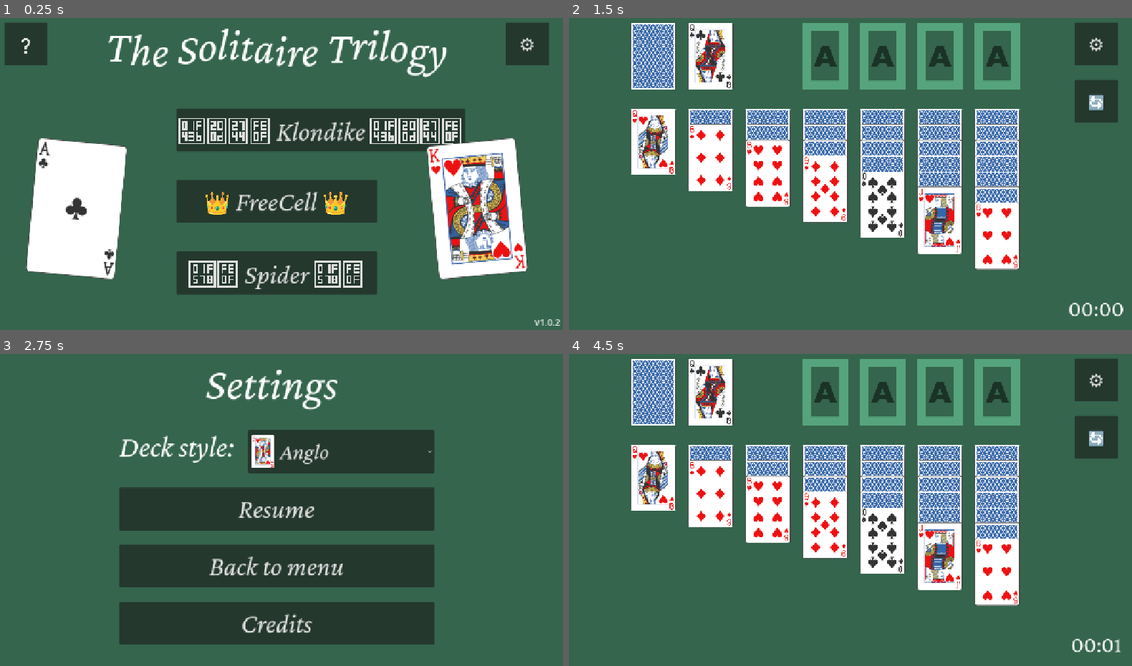
Above: before the commit, frames 1-4 (two rows, left to right).
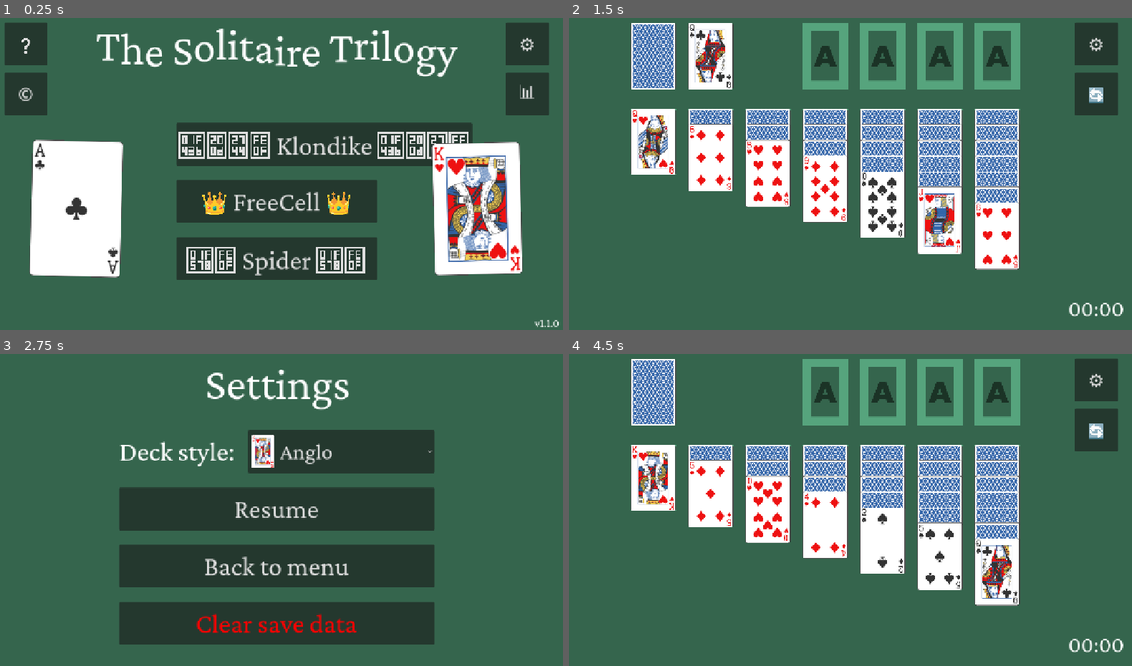
Above: after the commit, the same moments.

Repository: rafliko/The-Solitaire-Trilogy
Game: Godot game, scene res://scenes/menu.tscn
Two runs of this game, one before a commit and one after it. Both use one fixed random seed, a clock stepped at 60 frames per second and the inputs below.
Inputs (mouse positions are in pixels of both pictures, inside the frame that each line leads up to):
- Up to frame 1 (0.25 s): no input
- Up to frame 2 (1.5 s): click "🐻‍❄️ Klondike 🐻‍❄️" at 0.5 s; click (653, 55) at 1.25 s
- Up to frame 3 (2.75 s): click "⚙️" at 2 s
- Up to frame 4 (4.5 s): click (844, 622) at 2.75 s, where only the run before the commit has a clickable "Credits"; click (1098, 378) at 3.5 s, where only the run before the commit has a clickable "❌"; click "Resume" at 4.25 s

The runs differ from the first frame. In frame 1, 20% of the frame differs, in the area x 0-100%, y 3-100%; in frame 2, 0.5%; in frame 3, 4.0%; in frame 4, 5.7%.

Commit message:
UI redesign and addition of stats page

Diff:
--- a/scenes/credits.tscn
+++ b/scenes/credits.tscn
@@ -1,7 +1,7 @@
 [gd_scene load_steps=3 format=3 uid="uid://by0ihd2bid8gf"]
 
-[ext_resource type="FontFile" uid="uid://ddlpharl1y2f7" path="res://fonts/Crimson_Pro/static/CrimsonPro-Italic.ttf" id="1_gxw7t"]
 [ext_resource type="Script" uid="uid://dwohid5fnctmv" path="res://scripts/credits.gd" id="1_jbth0"]
+[ext_resource type="FontFile" uid="uid://c6wrvggt3r2q7" path="res://fonts/Crimson_Pro/static/CrimsonPro-Regular.ttf" id="2_2ckv8"]
 
 [node name="credits" type="Control"]
 layout_mode = 3
@@ -27,7 +27,7 @@
 offset_top = 32.0
 offset_right = 776.0
 offset_bottom = 144.0
-theme_override_fonts/font = ExtResource("1_gxw7t")
+theme_override_fonts/font = ExtResource("2_2ckv8")
 theme_override_font_sizes/font_size = 100
 text = "Credits"
 horizontal_alignment = 1
@@ -38,12 +38,9 @@
 offset_top = 192.0
 offset_right = 1248.0
 offset_bottom = 672.0
-theme_override_fonts/normal_font = ExtResource("1_gxw7t")
+theme_override_fonts/normal_font = ExtResource("2_2ckv8")
 theme_override_font_sizes/normal_font_size = 30
-text = "-------------------------------------------------------------------------------------
-
-
-Anglo SVG card deck for AisleRiot
+text = "Anglo SVG card deck for AisleRiot
 
 An \"English pattern\" card deck, English index letters, Bridge-sized cards.
 
@@ -159,9 +156,6 @@
 -------------------------------------------------------------------------------------
 
 
-Veteris Artem deck by Dawid Cebrat
-
-
--------------------------------------------------------------------------------------"
+Veteris Artem deck by Dawid Cebrat"
 
 [connection signal="pressed" from="exit_button" to="." method="_on_exit_button_pressed"]
--- a/scenes/freecell.tscn
+++ b/scenes/freecell.tscn
@@ -101,9 +101,9 @@
 
 [node name="restart_button" type="Button" parent="."]
 offset_left = 1152.0
-offset_top = 160.0
+offset_top = 144.0
 offset_right = 1248.0
-offset_bottom = 256.0
+offset_bottom = 240.0
 theme_override_fonts/font = ExtResource("4_vrurw")
 theme_override_font_sizes/font_size = 40
 text = " 🔄 "
--- a/scenes/klondike.tscn
+++ b/scenes/klondike.tscn
@@ -102,9 +102,9 @@
 
 [node name="restart_button" type="Button" parent="."]
 offset_left = 1152.0
-offset_top = 160.0
+offset_top = 144.0
 offset_right = 1248.0
-offset_bottom = 256.0
+offset_bottom = 240.0
 theme_override_fonts/font = ExtResource("3_udaix")
 theme_override_font_sizes/font_size = 40
 text = " 🔄 "
--- a/scenes/menu.tscn
+++ b/scenes/menu.tscn
@@ -1,8 +1,8 @@
 [gd_scene load_steps=4 format=3 uid="uid://dkipykh0lmsks"]
 
-[ext_resource type="FontFile" uid="uid://ddlpharl1y2f7" path="res://fonts/Crimson_Pro/static/CrimsonPro-Italic.ttf" id="1_2ivvv"]
 [ext_resource type="Script" uid="uid://cdlmmmt5iir8t" path="res://scripts/menu.gd" id="1_lo5up"]
 [ext_resource type="Texture2D" uid="uid://c0pa4g3k31bcc" path="res://sprites/decks/anglo.png" id="2_amoyf"]
+[ext_resource type="FontFile" uid="uid://c6wrvggt3r2q7" path="res://fonts/Crimson_Pro/static/CrimsonPro-Regular.ttf" id="3_mhnvy"]
 
 [node name="menu" type="Control"]
 layout_mode = 3
@@ -18,7 +18,7 @@
 offset_top = 32.0
 offset_right = 1280.0
 offset_bottom = 166.0
-theme_override_fonts/normal_font = ExtResource("1_2ivvv")
+theme_override_fonts/normal_font = ExtResource("3_mhnvy")
 theme_override_font_sizes/normal_font_size = 100
 bbcode_enabled = true
 text = "[wave amp=80 freq=3 connected=0][center]The Solitaire Trilogy[/center]"
@@ -27,10 +27,10 @@
 [node name="klondike" type="Button" parent="."]
 layout_mode = 0
 offset_left = 416.0
-offset_top = 224.0
+offset_top = 256.0
 offset_right = 864.0
-offset_bottom = 320.0
-theme_override_fonts/font = ExtResource("1_2ivvv")
+offset_bottom = 352.0
+theme_override_fonts/font = ExtResource("3_mhnvy")
 theme_override_font_sizes/font_size = 60
 text = "🐻‍❄️ Klondike 🐻‍❄️"
 
@@ -40,17 +40,17 @@
 offset_top = 384.0
 offset_right = 864.0
 offset_bottom = 480.0
-theme_override_fonts/font = ExtResource("1_2ivvv")
+theme_override_fonts/font = ExtResource("3_mhnvy")
 theme_override_font_sizes/font_size = 60
 text = "👑 FreeCell 👑"
 
 [node name="spider" type="Button" parent="."]
 layout_mode = 0
 offset_left = 416.0
-offset_top = 544.0
+offset_top = 512.0
 offset_right = 864.0
-offset_bottom = 640.0
-theme_override_fonts/font = ExtResource("1_2ivvv")
+offset_bottom = 608.0
+theme_override_fonts/font = ExtResource("3_mhnvy")
 theme_override_font_sizes/font_size = 60
 text = "🕸️ Spider 🕸️"
 
@@ -84,17 +84,38 @@
 theme_override_font_sizes/font_size = 40
 text = " ❔ "
 
+[node name="credits_button" type="Button" parent="."]
+layout_mode = 0
+offset_left = 32.0
+offset_top = 144.0
+offset_right = 128.0
+offset_bottom = 240.0
+theme_override_font_sizes/font_size = 40
+text = " ©️ "
+
+[node name="stats_button" type="Button" parent="."]
+layout_mode = 0
+offset_left = 1152.0
+offset_top = 144.0
+offset_right = 1248.0
+offset_bottom = 240.0
+theme_override_font_sizes/font_size = 40
+text = " 📊 "
+
 [node name="version" type="Label" parent="."]
 layout_mode = 0
 offset_left = 1216.0
 offset_top = 688.0
 offset_right = 1280.0
 offset_bottom = 720.0
-theme_override_font_sizes/font_size = 20
-text = "v1.0.2"
+theme_override_fonts/font = ExtResource("3_mhnvy")
+theme_override_font_sizes/font_size = 26
+text = "v1.1.0"
 
 [connection signal="pressed" from="klondike" to="." method="_on_klondike_pressed"]
 [connection signal="pressed" from="freecell" to="." method="_on_freecell_pressed"]
 [connection signal="pressed" from="spider" to="." method="_on_spider_pressed"]
 [connection signal="pressed" from="settings_button" to="." method="_on_settings_button_pressed"]
 [connection signal="pressed" from="rules_button" to="." method="_on_rules_button_pressed"]
+[connection signal="pressed" from="credits_button" to="." method="_on_credits_button_pressed"]
+[connection signal="pressed" from="stats_button" to="." method="_on_stats_button_pressed"]
--- a/scenes/rules.tscn
+++ b/scenes/rules.tscn
@@ -1,8 +1,7 @@
-[gd_scene load_steps=4 format=3 uid="uid://bclil8dlfq7vu"]
+[gd_scene load_steps=3 format=3 uid="uid://bclil8dlfq7vu"]
 
-[ext_resource type="FontFile" uid="uid://ddlpharl1y2f7" path="res://fonts/Crimson_Pro/static/CrimsonPro-Italic.ttf" id="1_3spy8"]
 [ext_resource type="Script" uid="uid://jm34a352rnf6" path="res://scripts/rules.gd" id="1_66h5d"]
-[ext_resource type="FontFile" uid="uid://bh1ohmkym3u4y" path="res://fonts/Crimson_Pro/CrimsonPro-Italic-VariableFont_wght.ttf" id="3_1m7fe"]
+[ext_resource type="FontFile" uid="uid://c6wrvggt3r2q7" path="res://fonts/Crimson_Pro/static/CrimsonPro-Regular.ttf" id="2_66h5d"]
 
 [node name="rules" type="Control"]
 layout_mode = 3
@@ -17,12 +16,12 @@
 theme_override_font_sizes/font_size = 40
 text = " ❌ "
 
-[node name="credits" type="Label" parent="."]
+[node name="rules" type="Label" parent="."]
 offset_left = 480.0
 offset_top = 32.0
 offset_right = 776.0
 offset_bottom = 144.0
-theme_override_fonts/font = ExtResource("1_3spy8")
+theme_override_fonts/font = ExtResource("2_66h5d")
 theme_override_font_sizes/font_size = 100
 text = "Rules"
 horizontal_alignment = 1
@@ -32,10 +31,14 @@
 offset_top = 320.0
 offset_right = 1248.0
 offset_bottom = 672.0
-theme_override_fonts/normal_font = ExtResource("3_1m7fe")
+theme_override_fonts/normal_font = ExtResource("2_66h5d")
 theme_override_font_sizes/normal_font_size = 30
 bbcode_enabled = true
-text = "🐻‍❄️👑🕸️🐻‍❄️👑🕸️🐻‍❄️👑🕸️🐻‍❄️👑🕸️🐻‍❄️👑🕸️🐻‍❄️👑🕸️🐻‍❄️👑🕸️🐻‍❄️👑🕸️🐻‍❄️👑🕸️🐻‍❄️👑🕸️🐻‍❄️👑🕸️🐻‍❄️👑🕸️🐻‍❄️👑🕸️🐻‍❄️👑🕸️🐻‍❄️👑🕸️🐻‍❄️👑🕸️🐻‍❄️👑🕸️🐻‍❄️👑🕸️🐻‍❄️👑🕸️🐻‍❄️👑🕸️🐻‍❄️👑🕸️🐻‍❄️👑🕸️🐻‍❄️👑🕸️🐻‍❄️👑🕸️🐻‍❄️👑🕸️🐻‍❄️👑🕸️🐻‍❄️👑🕸️🐻‍❄️👑🕸️🐻‍❄️👑🕸️🐻‍❄️👑🕸️🐻‍❄️👑🕸️🐻‍❄️👑🕸️🐻‍❄️👑🕸️🐻‍❄️👑🕸️🐻‍❄️👑🕸️🐻‍❄️👑🕸️🐻‍❄️👑🕸️🐻‍❄️👑🕸️🐻‍❄️👑🕸️🐻‍❄️👑🕸️🐻‍❄️👑🕸️🐻‍❄️👑🕸️🐻‍❄️👑🕸️🐻‍❄️👑🕸️🐻‍❄️👑🕸️🐻‍❄️👑🕸️🐻‍❄️👑🕸️🐻‍❄️👑🕸️🐻‍❄️👑🕸️🐻‍❄️👑🕸️🐻‍❄️👑🕸️🐻‍❄️👑🕸️🐻‍❄️👑🕸️🐻‍❄️👑🕸️🐻‍❄️👑🕸️🐻‍❄️👑🕸️🐻‍❄️👑🕸️🐻‍❄️👑🕸️🐻‍❄️👑🕸️🐻‍❄️👑🕸️🐻‍❄️👑🕸️🐻‍❄️👑🕸️🐻‍❄️👑🕸️🐻‍❄️👑🕸️🐻‍❄️👑🕸️🐻‍❄️👑🕸️🐻‍❄️👑🕸️🐻‍❄️👑🕸️🐻‍❄️👑🕸️🐻‍❄️👑🕸️🐻‍❄️👑🕸️🐻‍❄️👑🕸️🐻‍❄️👑🕸️🐻‍❄️👑🕸️🐻‍❄️👑🕸️🐻‍❄️👑🕸️🐻‍❄️👑🕸️🐻‍❄️👑🕸️🐻‍❄️👑🕸️🐻‍❄️👑🕸️🐻‍❄️👑🕸️🐻‍❄️👑🕸️🐻‍❄️👑🕸️🐻‍❄️👑🕸️🐻‍❄️👑🕸️🐻‍❄️👑🕸️🐻‍❄️👑🕸️🐻‍❄️👑🕸️🐻‍❄️👑🕸️🐻‍❄️👑🕸️🐻‍❄️👑🕸️🐻‍❄️👑🕸️🐻‍❄️👑🕸️🐻‍❄️👑🕸️🐻‍❄️👑🕸️🐻‍❄️👑🕸️🐻‍❄️👑🕸️🐻‍❄️👑🕸️🐻‍❄️👑🕸️🐻‍❄️👑🕸️🐻‍❄️👑🕸️🐻‍❄️👑🕸️🐻‍❄️👑🕸️🐻‍❄️👑🕸️🐻‍❄️👑🕸️🐻‍❄️👑🕸️🐻‍❄️👑🕸️🐻‍❄️👑🕸️🐻‍❄️👑🕸️🐻‍❄️👑🕸️🐻‍❄️👑🕸️🐻‍❄️👑🕸️🐻‍❄️👑🕸️🐻‍❄️👑🕸️🐻‍❄️👑🕸️🐻‍❄️👑🕸️"
+text = "Click on the buttons above to learn how to play each variant.
+
+Patience (Europe), card solitaire, or solitaire (US/Canada), is a genre of card games whose common feature is that the aim is to arrange the cards in some systematic order or, in a few cases, to pair them off in order to discard them. Most are intended for play by a single player, but there are varieties for two or more players.
+
+Source: [url]https://en.wikipedia.org/wiki/Patience_(game)[/url]"
 
 [node name="klondike_button" type="Button" parent="."]
 layout_mode = 0
@@ -43,6 +46,7 @@
 offset_top = 192.0
 offset_right = 416.0
 offset_bottom = 256.0
+theme_override_fonts/font = ExtResource("2_66h5d")
 theme_override_font_sizes/font_size = 40
 text = "Klondike"
 
@@ -52,6 +56,7 @@
 offset_top = 192.0
 offset_right = 768.0
 offset_bottom = 256.0
+theme_override_fonts/font = ExtResource("2_66h5d")
 theme_override_font_sizes/font_size = 40
 text = "FreeCell"
 
@@ -61,6 +66,7 @@
 offset_top = 192.0
 offset_right = 1120.0
 offset_bottom = 256.0
+theme_override_fonts/font = ExtResource("2_66h5d")
 theme_override_font_sizes/font_size = 40
 text = "Spider"
 
--- a/scenes/settings.tscn
+++ b/scenes/settings.tscn
@@ -1,7 +1,7 @@
 [gd_scene load_steps=7 format=3 uid="uid://dnb37gs7j3m0l"]
 
-[ext_resource type="FontFile" uid="uid://ddlpharl1y2f7" path="res://fonts/Crimson_Pro/static/CrimsonPro-Italic.ttf" id="1_otm1p"]
 [ext_resource type="Script" uid="uid://bccetd7qu8vy3" path="res://scripts/settings.gd" id="1_q6dhs"]
+[ext_resource type="FontFile" uid="uid://c6wrvggt3r2q7" path="res://fonts/Crimson_Pro/static/CrimsonPro-Regular.ttf" id="2_gis3k"]
 [ext_resource type="Texture2D" uid="uid://dtfwcb0sb1nys" path="res://sprites/decks/anglo_thumb.png" id="2_wgrb7"]
 [ext_resource type="Texture2D" uid="uid://cqplbnmb605lq" path="res://sprites/decks/adler_thumb.png" id="3_esysf"]
 [ext_resource type="Texture2D" uid="uid://bqi0pn5ofbvyi" path="res://sprites/decks/atlasnye_thumb.png" id="4_tg80b"]
@@ -20,9 +20,9 @@
 layout_mode = 0
 offset_left = 480.0
 offset_top = 32.0
-offset_right = 776.0
+offset_right = 804.0
 offset_bottom = 144.0
-theme_override_fonts/font = ExtResource("1_otm1p")
+theme_override_fonts/font = ExtResource("2_gis3k")
 theme_override_font_sizes/font_size = 100
 text = "Settings"
 horizontal_alignment = 1
@@ -33,16 +33,17 @@
 offset_top = 192.0
 offset_right = 557.0
 offset_bottom = 288.0
-theme_override_fonts/font = ExtResource("1_otm1p")
-theme_override_font_sizes/font_size = 66
+theme_override_fonts/font = ExtResource("2_gis3k")
+theme_override_font_sizes/font_size = 60
 text = "Deck style: "
+vertical_alignment = 1
 
 [node name="deck_style_option" type="OptionButton" parent="deck_style"]
 layout_mode = 0
 offset_left = 288.0
 offset_right = 704.0
 offset_bottom = 96.0
-theme_override_fonts/font = ExtResource("1_otm1p")
+theme_override_fonts/font = ExtResource("2_gis3k")
 theme_override_font_sizes/font_size = 50
 selected = 0
 item_count = 4
@@ -59,15 +60,15 @@
 popup/item_3/icon = ExtResource("6_gis3k")
 popup/item_3/id = 3
 
-[node name="credits" type="Button" parent="."]
+[node name="resume" type="Button" parent="."]
 layout_mode = 0
 offset_left = 288.0
-offset_top = 576.0
+offset_top = 320.0
 offset_right = 992.0
-offset_bottom = 672.0
-theme_override_fonts/font = ExtResource("1_otm1p")
+offset_bottom = 416.0
+theme_override_fonts/font = ExtResource("2_gis3k")
 theme_override_font_sizes/font_size = 60
-text = "Credits"
+text = "Resume"
 
 [node name="menu" type="Button" parent="."]
 layout_mode = 0
@@ -75,21 +76,25 @@
 offset_top = 448.0
 offset_right = 992.0
 offset_bottom = 544.0
-theme_override_fonts/font = ExtResource("1_otm1p")
+theme_override_fonts/font = ExtResource("2_gis3k")
 theme_override_font_sizes/font_size = 60
 text = "Back to menu"
 
-[node name="resume" type="Button" parent="."]
+[node name="clear_saves" type="Button" parent="."]
 layout_mode = 0
 offset_left = 288.0
-offset_top = 320.0
+offset_top = 576.0
 offset_right = 992.0
-offset_bottom = 416.0
-theme_override_fonts/font = ExtResource("1_otm1p")
+offset_bottom = 672.0
+theme_override_colors/font_hover_color = Color(1, 0, 0, 1)
+theme_override_colors/font_color = Color(1, 0, 0, 1)
+theme_override_colors/font_focus_color = Color(1, 0, 0, 1)
+theme_override_colors/font_pressed_color = Color(1, 0, 0, 1)
+theme_override_fonts/font = ExtResource("2_gis3k")
 theme_override_font_sizes/font_size = 60
-text = "Resume"
+text = "Clear save data"
 
 [connection signal="item_selected" from="deck_style/deck_style_option" to="." method="_on_deck_style_option_item_selected"]
-[connection signal="pressed" from="credits" to="." method="_on_credits_pressed"]
+[connection signal="pressed" from="resume" to="." method="_on_resume_pressed"]
 [connection signal="pressed" from="menu" to="." method="_on_menu_pressed"]
-[connection signal="pressed" from="resume" to="." method="_on_resume_pressed"]
+[connection signal="pressed" from="clear_saves" to="." method="_on_clear_saves_pressed"]
--- a/scenes/spider.tscn
+++ b/scenes/spider.tscn
@@ -124,9 +124,9 @@
 
 [node name="restart_button" type="Button" parent="."]
 offset_left = 1152.0
-offset_top = 160.0
+offset_top = 144.0
 offset_right = 1248.0
-offset_bottom = 256.0
+offset_bottom = 240.0
 theme_override_fonts/font = ExtResource("2_d613k")
 theme_override_font_sizes/font_size = 40
 text = " 🔄 "
--- /dev/null
+++ b/scenes/stats.tscn
@@ -0,0 +1,110 @@
+[gd_scene load_steps=3 format=3 uid="uid://ckpr2e8u5sk4"]
+
+[ext_resource type="Script" uid="uid://c4uq278q1v7lt" path="res://scripts/stats.gd" id="1_fk87l"]
+[ext_resource type="FontFile" uid="uid://c6wrvggt3r2q7" path="res://fonts/Crimson_Pro/static/CrimsonPro-Regular.ttf" id="2_s45by"]
+
+[node name="stats" type="Control"]
+layout_mode = 3
+anchors_preset = 0
+script = ExtResource("1_fk87l")
+
+[node name="exit_button" type="Button" parent="."]
+offset_left = 1152.0
+offset_top = 32.0
+offset_right = 1248.0
+offset_bottom = 128.0
+theme_override_font_sizes/font_size = 40
+text = " ❌ "
+
+[node name="stats" type="Label" parent="."]
+offset_left = 480.0
+offset_top = 32.0
+offset_right = 776.0
+offset_bottom = 144.0
+theme_override_fonts/font = ExtResource("2_s45by")
+theme_override_font_sizes/font_size = 100
+text = "Stats"
+horizontal_alignment = 1
+
+[node name="klondike_stats" type="ItemList" parent="."]
+layout_mode = 0
+offset_left = 32.0
+offset_top = 192.0
+offset_right = 416.0
+offset_bottom = 640.0
+theme_override_colors/guide_color = Color(1, 1, 1, 1)
+theme_override_colors/font_color = Color(1, 1, 1, 1)
+theme_override_fonts/font = ExtResource("2_s45by")
+theme_override_font_sizes/font_size = 40
+item_count = 3
+item_0/text = "Klondike"
+item_0/selectable = false
+item_1/text = "Best time: 00:00"
+item_1/selectable = false
+item_2/text = "Games won: 0"
+item_2/selectable = false
+
+[node name="freecell_stats" type="ItemList" parent="."]
+layout_mode = 0
+offset_left = 448.0
+offset_top = 192.0
+offset_right = 832.0
+offset_bottom = 640.0
+theme_override_colors/guide_color = Color(1, 1, 1, 1)
+theme_override_colors/font_color = Color(1, 1, 1, 1)
+theme_override_fonts/font = ExtResource("2_s45by")
+theme_override_font_sizes/font_size = 40
+item_count = 3
+item_0/text = "FreeCell"
+item_0/selectable = false
+item_1/text = "Best time: 00:00"
+item_1/selectable = false
+item_2/text = "Games won: 0"
+item_2/selectable = false
+
+[node name="spider_stats" type="ItemList" parent="."]
+layout_mode = 0
+offset_left = 864.0
+offset_top = 192.0
+offset_right = 1248.0
+offset_bottom = 640.0
+theme_override_colors/guide_color = Color(1, 1, 1, 1)
+theme_override_colors/font_color = Color(1, 1, 1, 1)
+theme_override_fonts/font = ExtResource("2_s45by")
+theme_override_font_sizes/font_size = 40
+item_count = 3
+item_0/text = "Spider"
+item_0/selectable = false
+item_1/text = "Best time: 00:00"
+item_1/selectable = false
+item_2/text = "Games won: 0"
+item_2/selectable = false
+
+[node name="deco1" type="Label" parent="."]
+layout_mode = 0
+offset_left = 32.0
+offset_top = 352.0
+offset_right = 416.0
+offset_bottom = 640.0
+theme_override_font_sizes/font_size = 200
+text = " 🐻‍❄ "
+
+[node name="deco2" type="Label" parent="."]
+layout_mode = 0
+offset_left = 448.0
+offset_top = 352.0
+offset_right = 832.0
+offset_bottom = 640.0
+theme_override_font_sizes/font_size = 200
+text = " 👑 "
+
+[node name="deco3" type="Label" parent="."]
+layout_mode = 0
+offset_left = 864.0
+offset_top = 352.0
+offset_right = 1248.0
+offset_bottom = 640.0
+theme_override_font_sizes/font_size = 200
+text = " 🕸️ "
+
+[connection signal="pressed" from="exit_button" to="." method="_on_exit_button_pressed"]
--- a/scripts/credits.gd
+++ b/scripts/credits.gd
@@ -12,4 +12,4 @@
 
 
 func _on_exit_button_pressed() -> void:
-	get_tree().change_scene_to_file("res://scenes/settings.tscn")
+	get_tree().change_scene_to_file("res://scenes/menu.tscn")
--- a/scripts/freecell.gd
+++ b/scripts/freecell.gd
@@ -115,7 +115,9 @@
 		if f.get_child_count()>1 and Globals.count_sequence(f.get_child(1), 1) == 13:
 			count+=1
 	if count == 4:
-		$youwin.visible = true
+		if not $youwin.visible:
+			update_stats()
+			$youwin.visible = true
 		$timer.stop()
 
 
@@ -152,3 +154,15 @@
 		what == NOTIFICATION_WM_GO_BACK_REQUEST):
 		save() # Save when quitting
 		get_tree().quit()
+
+
+func update_stats() -> void:
+	var settings = ConfigFile.new()
+	settings.load("user://settings.cfg")
+	var w = settings.get_value("stats", "freecell_games_won")
+	if w == null: w = 0
+	settings.set_value("stats", "freecell_games_won", w+1)
+	var bt = settings.get_value("stats", "freecell_best_time")
+	if bt == null: bt = INF
+	if t < bt: settings.set_value("stats", "freecell_best_time", t)
+	settings.save("user://settings.cfg")
--- a/scripts/klondike.gd
+++ b/scripts/klondike.gd
@@ -115,7 +115,9 @@
 		if f.get_child_count()>1 and Globals.count_sequence(f.get_child(1), 1) == 13:
 			count+=1
 	if count == 4:
-		$youwin.visible = true
+		if not $youwin.visible:
+			update_stats()
+			$youwin.visible = true
 		$timer.stop()
 
 
@@ -161,3 +163,15 @@
 		what == NOTIFICATION_WM_GO_BACK_REQUEST):
 		save() # Save when quitting
 		get_tree().quit()
+
+
+func update_stats() -> void:
+	var settings = ConfigFile.new()
+	settings.load("user://settings.cfg")
+	var w = settings.get_value("stats", "klondike_games_won")
+	if w == null: w = 0
+	settings.set_value("stats", "klondike_games_won", w+1)
+	var bt = settings.get_value("stats", "klondike_best_time")
+	if bt == null: bt = INF
+	if t < bt: settings.set_value("stats", "klondike_best_time", t)
+	settings.save("user://settings.cfg")
--- a/scripts/menu.gd
+++ b/scripts/menu.gd
@@ -13,8 +13,10 @@
 # Called every frame. 'delta' is the elapsed time since the previous frame.
 func _process(delta: float) -> void:
 	t+=delta
-	$card1.rotation = sin(t*2)/5
-	$card2.rotation = sin(t*2-PI)/5
+	$card1.rotation = sin(t)/10
+	$card2.rotation = sin(t-PI)/10
+	$card1.scale = Vector2(1,1) * (sin(t*2)/30 + 1)
+	$card2.scale = Vector2(1,1) * (sin(t*2-PI)/30 + 1)
 
 
 func _on_freecell_pressed() -> void:
@@ -56,3 +58,11 @@
 
 func _on_rules_button_pressed() -> void:
 	get_tree().change_scene_to_file("res://scenes/rules.tscn")
+
+
+func _on_credits_button_pressed() -> void:
+	get_tree().change_scene_to_file("res://scenes/credits.tscn")
+
+
+func _on_stats_button_pressed() -> void:
+	get_tree().change_scene_to_file("res://scenes/stats.tscn")
--- a/scripts/settings.gd
+++ b/scripts/settings.gd
@@ -16,12 +16,9 @@
 func _on_deck_style_option_item_selected(index: int) -> void:
 	Globals.deck_style_index = index
 	var settings = ConfigFile.new()
+	settings.load("user://settings.cfg")
 	settings.set_value("settings", "deck_style_index", index)
 	settings.save("user://settings.cfg")
-
-
-func _on_credits_pressed() -> void:
-	get_tree().change_scene_to_file("res://scenes/credits.tscn")
 
 
 func _on_menu_pressed() -> void:
@@ -34,3 +31,13 @@
 		get_tree().change_scene_to_packed(scene)
 	else:
 		get_tree().change_scene_to_file("res://scenes/"+Globals.current_game+".tscn")
+
+
+func _on_clear_saves_pressed() -> void:
+	DirAccess.remove_absolute("user://saved_klondike.tscn")
+	DirAccess.remove_absolute("user://saved_freecell.tscn")
+	DirAccess.remove_absolute("user://saved_spider.tscn")
+	var settings = ConfigFile.new()
+	settings.load("user://settings.cfg")
+	settings.erase_section("stats")
+	settings.save("user://settings.cfg")
--- a/scripts/spider.gd
+++ b/scripts/spider.gd
@@ -110,8 +110,10 @@
 	for col in $columns.get_children():
 		if col.get_child_count() == 1:
 			count+=1
-	if count == 10:
-		$youwin.visible = true
+	if count == 10 and len(deck)==0:
+		if not $youwin.visible:
+			update_stats()
+			$youwin.visible = true
 		$timer.stop()
 
 
@@ -136,3 +138,15 @@
 		what == NOTIFICATION_WM_GO_BACK_REQUEST):
 		save() # Save when quitting
 		get_tree().quit()
+
+
+func update_stats() -> void:
+	var settings = ConfigFile.new()
+	settings.load("user://settings.cfg")
+	var w = settings.get_value("stats", "spider_games_won")
+	if w == null: w = 0
+	settings.set_value("stats", "spider_games_won", w+1)
+	var bt = settings.get_value("stats", "spider_best_time")
+	if bt == null: bt = INF
+	if t < bt: settings.set_value("stats", "spider_best_time", t)
+	settings.save("user://settings.cfg")
--- /dev/null
+++ b/scripts/stats.gd
@@ -0,0 +1,26 @@
+extends Control
+
+
+func _ready() -> void:
+	load_game_data("klondike")
+	load_game_data("freecell")
+	load_game_data("spider")
+
+
+func _on_exit_button_pressed() -> void:
+	get_tree().change_scene_to_file("res://scenes/menu.tscn")
+
+
+func load_game_data(game: String):
+	var settings = ConfigFile.new()
+	settings.load("user://settings.cfg")
+	var w = settings.get_value("stats", game+"_games_won")
+	var bt = settings.get_value("stats", game+"_best_time")
+	if bt != null:
+		var a = ""
+		var b = ""
+		if int(bt/60) < 10: a = "0"
+		if int(bt%60) < 10: b = "0"
+		bt = a + str(int(bt/60)) + ":" + b + str(bt%60)
+		get_node(game+"_stats").set_item_text(1, "Best time: "+str(bt))
+	if w != null: get_node(game+"_stats").set_item_text(2, "Games won: "+str(w))
Not shown, added: scripts/stats.gd.uid
